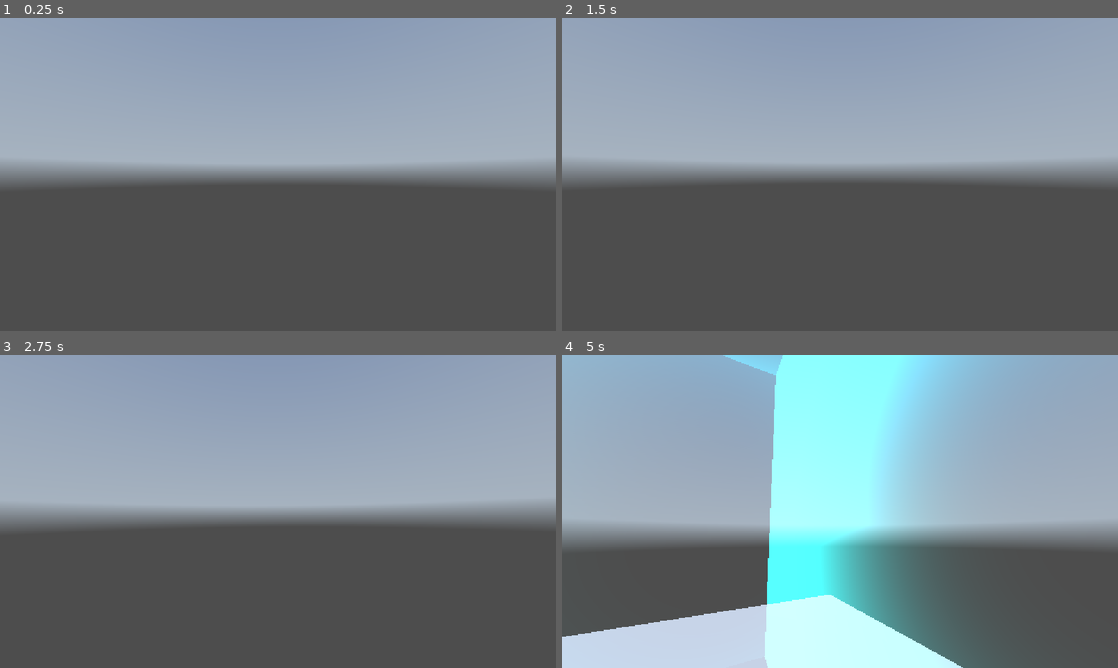
Above: before the commit, frames 1-4 (two rows, left to right).
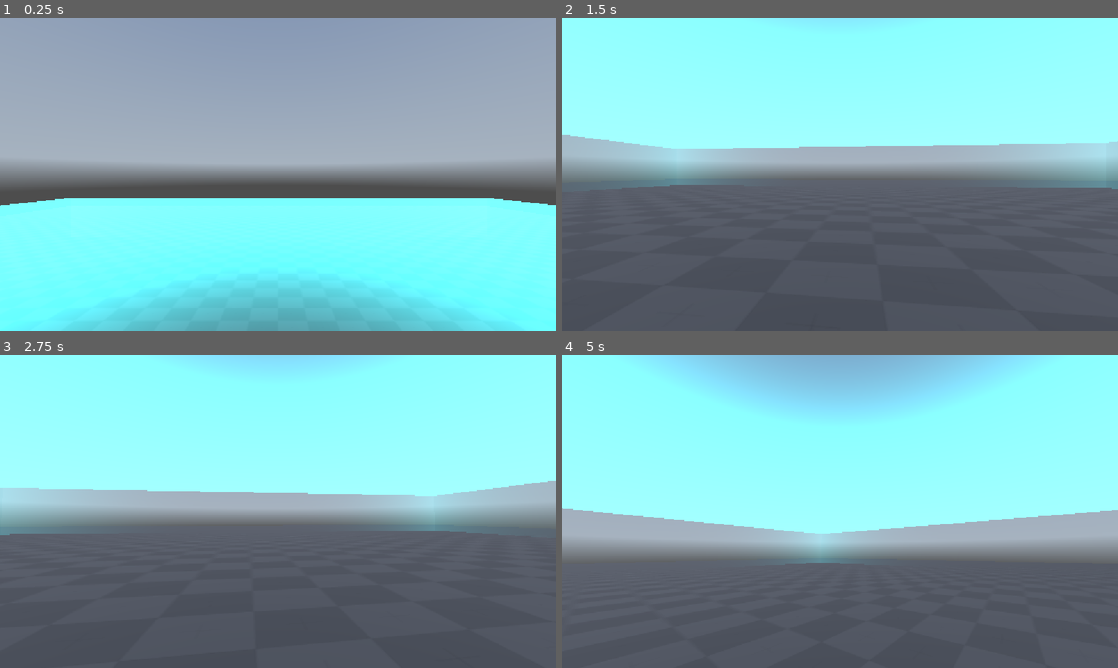
Above: after the commit, the same moments.

Repository: kaileh57/Space-Game
Game: Godot game, scene res://demo_scenes/demo.tscn
Same seed, same stepped clock (60 frames per second), same inputs: the game is played once before the commit and once after it. A sky picture missing from this copy of the repository is replaced by a grey-blue gradient.
Inputs (mouse positions are in pixels of both pictures, inside the frame that each line leads up to):
- Up to frame 1 (0.25 s): no input
- Up to frame 2 (1.5 s): tap Enter (ui_accept) at 0.5, 0.77, 1.07 s; move the mouse to (867, 174) at 0.52 s; tap A (a) at 0.6 s; tap D (d) at 0.8, 1.35 s; move the mouse to (812, 174) at 1.27 s
- Up to frame 3 (2.75 s): tap Enter (ui_accept) at 1.52, 1.82, 2 s; tap E (e) at 1.55, 2.1 s; move the mouse to (289, 505) at 2.02 s; tap Q (q) at 2.3 s
- Up to frame 4 (5 s): tap Enter (ui_accept) at 2.75, 3.02, 3.32, 3.5, 3.77, 4.07 s; move the mouse to (834, 517) at 2.77 s; tap Q (q) at 2.85 s; tap S (s) at 3.05, 3.6 s; move the mouse to (878, 514) at 3.52 s; hold Shift (shift) 3.53-4.25 s; tap Escape (ui_cancel) at 4.15 s; drag from (673, 464) to (756, 433) at 4.27 s

The runs differ from the first frame. In frame 1, 42% of the frame differs, in the area x 0-100%, y 57-100%; in frame 2, 57%; in frame 3, 62%; in frame 4, 75%, in the area x 0-100%, y 0-100%.

Commit message:
in case you dont wanna float

Diff:
--- a/space-game/demo_scenes/character.gd
+++ b/space-game/demo_scenes/character.gd
@@ -1,36 +1,130 @@
 extends CharacterBody3D
 
-@export_group("Movement")
-@export var max_speed: float = 20.0
-@export var move_acceleration: float = 8.0
+enum Mode { WALKING, FLYING }
+var current_mode = Mode.WALKING
 
-@export_group("Rotation")
-@export var mouse_sensitivity: float = 0.002
+@export_group("Walking Mode")
+@export var walk_speed = 5.0
+@export var walk_sprint_speed = 9.0
+@export var walk_jump_velocity = 4.5
+@export var walk_sensitivity = 0.003
+
+@export_subgroup("Walk Physics")
+@export var ground_acceleration = 14.0
+@export var ground_friction = 10.0
+@export var air_acceleration = 2.0
+@export var air_friction = 1.0
+
+var gravity = 9.8
+
+@export_group("Flying Mode")
+@export var fly_max_speed: float = 20.0
+@export var fly_move_acceleration: float = 8.0
+@export var fly_sensitivity: float = 0.002
 
 @export_subgroup("Roll Physics")
 @export var roll_acceleration: float = 1.5
 @export var max_roll_speed: float = 1.5
 @export var roll_friction: float = 1.5
 
+@onready var camera = $Camera3D
+
 var _yaw: float = 0.0
 var _pitch: float = 0.0
 var _roll: float = 0.0
 var _current_roll_velocity: float = 0.0
 
-func _ready() -> void:
+func _ready():
 	Input.mouse_mode = Input.MOUSE_MODE_CAPTURED
+	_yaw = rotation.y
+	_pitch = rotation.x
+	_roll = rotation.z
 
-func _unhandled_input(event: InputEvent) -> void:
+func _unhandled_input(event):
+	if event.is_action_pressed("ui_accept"):
+		_toggle_mode()
+
 	if event is InputEventMouseMotion and Input.mouse_mode == Input.MOUSE_MODE_CAPTURED:
-		_yaw -= event.relative.x * mouse_sensitivity
-		_pitch -= event.relative.y * mouse_sensitivity
+		if current_mode == Mode.WALKING:
+			_handle_walk_look(event)
+		else:
+			_handle_fly_look(event)
 
 	if event.is_action_pressed("ui_cancel"):
-		Input.mouse_mode = Input.MOUSE_MODE_VISIBLE
+		if Input.mouse_mode == Input.MOUSE_MODE_CAPTURED:
+			Input.mouse_mode = Input.MOUSE_MODE_VISIBLE
+		else:
+			Input.mouse_mode = Input.MOUSE_MODE_CAPTURED
 	elif event is InputEventMouseButton and event.pressed:
 		Input.mouse_mode = Input.MOUSE_MODE_CAPTURED
 
-func _physics_process(delta: float) -> void:
+func _physics_process(delta):
+	if current_mode == Mode.WALKING:
+		_process_walking(delta)
+	else:
+		_process_flying(delta)
+
+func _toggle_mode():
+	if current_mode == Mode.WALKING:
+		current_mode = Mode.FLYING
+
+		# Transfer orientation to body
+		_yaw = rotation.y
+		_pitch = camera.rotation.x
+		_roll = 0.0
+
+		rotation = Vector3(_pitch, _yaw, _roll)
+		camera.rotation = Vector3.ZERO
+
+	else:
+		current_mode = Mode.WALKING
+
+		# Reset body upright, transfer pitch to camera
+		var current_pitch = rotation.x
+		var current_yaw = rotation.y
+
+		rotation = Vector3(0, current_yaw, 0)
+		camera.rotation.x = current_pitch
+		_current_roll_velocity = 0.0
+
+func _handle_walk_look(event):
+	rotate_y(-event.relative.x * walk_sensitivity)
+	camera.rotate_x(-event.relative.y * walk_sensitivity)
+	camera.rotation.x = clamp(camera.rotation.x, deg_to_rad(-90), deg_to_rad(90))
+
+func _process_walking(delta):
+	if not is_on_floor():
+		velocity.y -= gravity * delta
+	elif velocity.y < 0:
+		velocity.y = 0
+
+	if Input.is_action_just_pressed("space") and is_on_floor():
+		velocity.y = walk_jump_velocity
+
+	var current_speed = walk_speed
+	if Input.is_action_pressed("shift"):
+		current_speed = walk_sprint_speed
+
+	var input_dir = Input.get_vector("a", "d", "w", "s")
+	var direction = (transform.basis * Vector3(input_dir.x, 0, input_dir.y)).normalized()
+
+	var accel = ground_acceleration if is_on_floor() else air_acceleration
+	var friction = ground_friction if is_on_floor() else air_friction
+
+	if direction:
+		velocity.x = move_toward(velocity.x, direction.x * current_speed, accel * delta)
+		velocity.z = move_toward(velocity.z, direction.z * current_speed, accel * delta)
+	else:
+		velocity.x = move_toward(velocity.x, 0, friction * delta)
+		velocity.z = move_toward(velocity.z, 0, friction * delta)
+
+	move_and_slide()
+
+func _handle_fly_look(event):
+	_yaw -= event.relative.x * fly_sensitivity
+	_pitch -= event.relative.y * fly_sensitivity
+
+func _process_flying(delta):
 	var roll_input = Input.get_axis("q", "e")
 
 	if roll_input != 0:
@@ -40,6 +134,7 @@
 
 	_current_roll_velocity = clamp(_current_roll_velocity, -max_roll_speed, max_roll_speed)
 	_roll += _current_roll_velocity * delta
+
 	rotation = Vector3(_pitch, _yaw, _roll)
 
 	var input_dir = Input.get_vector("a", "d", "w", "s")
@@ -53,8 +148,8 @@
 	if thrust.length_squared() > 1.0:
 		thrust = thrust.normalized()
 	if thrust != Vector3.ZERO:
-		velocity += thrust * move_acceleration * delta
-	if velocity.length() > max_speed:
-		velocity = velocity.normalized() * max_speed
+		velocity += thrust * fly_move_acceleration * delta
+	if velocity.length() > fly_max_speed:
+		velocity = velocity.normalized() * fly_max_speed
 
 	move_and_slide()
--- a/space-game/demo_scenes/demo.tscn
+++ b/space-game/demo_scenes/demo.tscn
@@ -2,6 +2,7 @@
 
 [ext_resource type="Texture2D" uid="uid://cq4txleebpn60" path="res://assets/sky/qwantani_moon_noon_puresky_4k.exr" id="1_8ve88"]
 [ext_resource type="PackedScene" uid="uid://ye0tkdpmgwcm" path="res://demo_scenes/player.tscn" id="1_051bf"]
+[ext_resource type="Texture2D" uid="uid://dh1qhjaspi2do" path="res://assets/prototype/Dark/texture_09.png" id="3_5vlvn"]
 [ext_resource type="PackedScene" uid="uid://db4o0efppilrd" path="res://demo_scenes/gravity_area.tscn" id="3_dogi7"]
 
 [sub_resource type="PanoramaSkyMaterial" id="PanoramaSkyMaterial_dogi7"]
@@ -15,15 +16,21 @@
 sky = SubResource("Sky_5vlvn")
 ambient_light_source = 3
 reflected_light_source = 2
+ssr_enabled = true
+
+[sub_resource type="StandardMaterial3D" id="StandardMaterial3D_dogi7"]
+albedo_texture = ExtResource("3_5vlvn")
+uv1_scale = Vector3(100, 100, 100)
 
 [sub_resource type="BoxMesh" id="BoxMesh_8ve88"]
-size = Vector3(10, 1, 10)
+material = SubResource("StandardMaterial3D_dogi7")
+size = Vector3(100, 1, 100)
 
 [sub_resource type="ConcavePolygonShape3D" id="ConcavePolygonShape3D_dogi7"]
-data = PackedVector3Array(-5, 0.5, 5, 5, 0.5, 5, -5, -0.5, 5, 5, 0.5, 5, 5, -0.5, 5, -5, -0.5, 5, 5, 0.5, -5, -5, 0.5, -5, 5, -0.5, -5, -5, 0.5, -5, -5, -0.5, -5, 5, -0.5, -5, 5, 0.5, 5, 5, 0.5, -5, 5, -0.5, 5, 5, 0.5, -5, 5, -0.5, -5, 5, -0.5, 5, -5, 0.5, -5, -5, 0.5, 5, -5, -0.5, -5, -5, 0.5, 5, -5, -0.5, 5, -5, -0.5, -5, 5, 0.5, 5, -5, 0.5, 5, 5, 0.5, -5, -5, 0.5, 5, -5, 0.5, -5, 5, 0.5, -5, -5, -0.5, 5, 5, -0.5, 5, -5, -0.5, -5, 5, -0.5, 5, 5, -0.5, -5, -5, -0.5, -5)
+data = PackedVector3Array(-50, 0.5, 50, 50, 0.5, 50, -50, -0.5, 50, 50, 0.5, 50, 50, -0.5, 50, -50, -0.5, 50, 50, 0.5, -50, -50, 0.5, -50, 50, -0.5, -50, -50, 0.5, -50, -50, -0.5, -50, 50, -0.5, -50, 50, 0.5, 50, 50, 0.5, -50, 50, -0.5, 50, 50, 0.5, -50, 50, -0.5, -50, 50, -0.5, 50, -50, 0.5, -50, -50, 0.5, 50, -50, -0.5, -50, -50, 0.5, 50, -50, -0.5, 50, -50, -0.5, -50, 50, 0.5, 50, -50, 0.5, 50, 50, 0.5, -50, -50, 0.5, 50, -50, 0.5, -50, 50, 0.5, -50, -50, -0.5, 50, 50, -0.5, 50, -50, -0.5, -50, 50, -0.5, 50, 50, -0.5, -50, -50, -0.5, -50)
 
 [sub_resource type="BoxShape3D" id="BoxShape3D_dogi7"]
-size = Vector3(5, 5, 5)
+size = Vector3(50, 5, 50)
 
 [node name="Demo" type="Node3D" unique_id=422930519]
 
@@ -37,9 +44,9 @@
 transform = Transform3D(1, 0, 0, 0, 1, 0, 0, 0, 1, 0, -3.4442704, 0)
 mesh = SubResource("BoxMesh_8ve88")
 
-[node name="StaticBody3D" type="StaticBody3D" parent="MeshInstance3D" unique_id=2129749551]
+[node name="StaticBody3D" type="StaticBody3D" parent="MeshInstance3D" unique_id=1759557731]
 
-[node name="CollisionShape3D" type="CollisionShape3D" parent="MeshInstance3D/StaticBody3D" unique_id=1981783015]
+[node name="CollisionShape3D" type="CollisionShape3D" parent="MeshInstance3D/StaticBody3D" unique_id=1449646030]
 shape = SubResource("ConcavePolygonShape3D_dogi7")
 
 [node name="DirectionalLight3D" type="DirectionalLight3D" parent="." unique_id=826142692]
--- a/space-game/demo_scenes/player.tscn
+++ b/space-game/demo_scenes/player.tscn
@@ -15,7 +15,6 @@
 editor_description = "Note: this node stays still"
 
 [node name="CharacterBody3D" type="CharacterBody3D" parent="." unique_id=63512112]
-motion_mode = 1
 script = ExtResource("1_2okjc")
 
 [node name="CollisionShape3D" type="CollisionShape3D" parent="CharacterBody3D" unique_id=2049883711]
--- a/space-game/project.godot
+++ b/space-game/project.godot
@@ -22,6 +22,12 @@
 
 [input]
 
+ui_accept={
+"deadzone": 0.5,
+"events": [Object(InputEventKey,"resource_local_to_scene":false,"resource_name":"","device":0,"window_id":0,"alt_pressed":false,"shift_pressed":false,"ctrl_pressed":false,"meta_pressed":false,"pressed":false,"keycode":4194309,"physical_keycode":0,"key_label":0,"unicode":0,"location":0,"echo":false,"script":null)
+, Object(InputEventKey,"resource_local_to_scene":false,"resource_name":"","device":0,"window_id":0,"alt_pressed":false,"shift_pressed":false,"ctrl_pressed":false,"meta_pressed":false,"pressed":false,"keycode":4194310,"physical_keycode":0,"key_label":0,"unicode":0,"location":0,"echo":false,"script":null)
+]
+}
 w={
 "deadzone": 0.2,
 "events": [Object(InputEventKey,"resource_local_to_scene":false,"resource_name":"","device":-1,"window_id":0,"alt_press …(192 unchanged characters)…
Binary file added: space-game/assets/prototype/Dark/texture_01.png
Not shown, added: space-game/assets/prototype/Dark/texture_01.png.import
Binary file added: space-game/assets/prototype/Dark/texture_02.png
Not shown, added: space-game/assets/prototype/Dark/texture_02.png.import
Binary file added: space-game/assets/prototype/Dark/texture_03.png
Not shown, added: space-game/assets/prototype/Dark/texture_03.png.import
Binary file added: space-game/assets/prototype/Dark/texture_04.png
Not shown, added: space-game/assets/prototype/Dark/texture_04.png.import
Binary file added: space-game/assets/prototype/Dark/texture_05.png
Not shown, added: space-game/assets/prototype/Dark/texture_05.png.import
Binary file added: space-game/assets/prototype/Dark/texture_06.png
Not shown, added: space-game/assets/prototype/Dark/texture_06.png.import
(and 144 more such lines)
